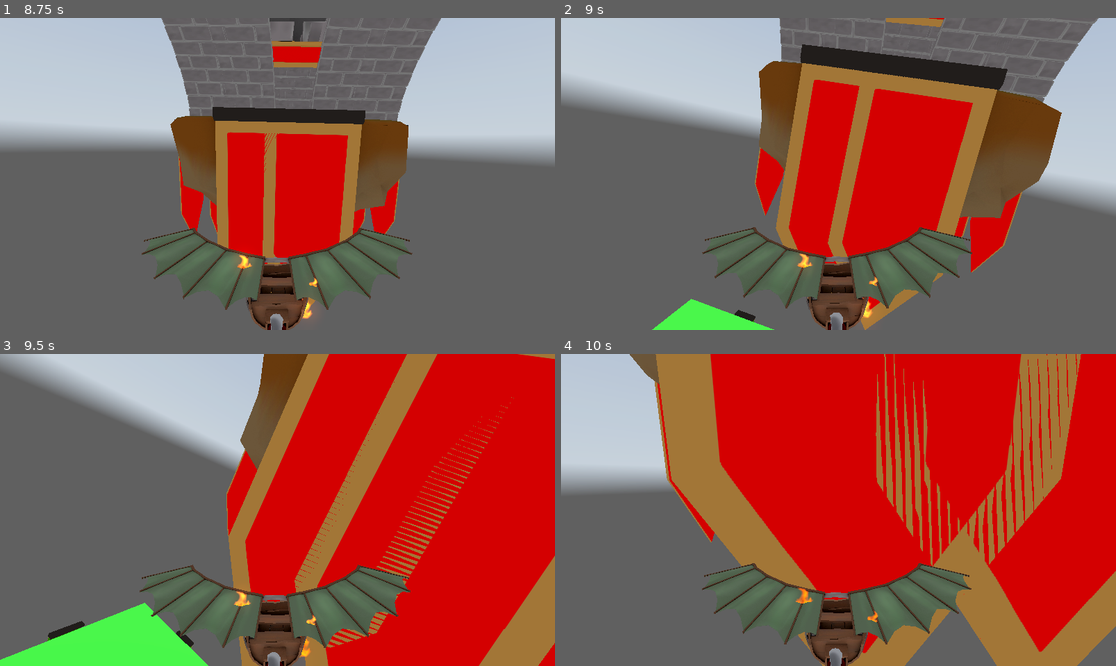
Above: before the commit, frames 1-4 (two rows, left to right).
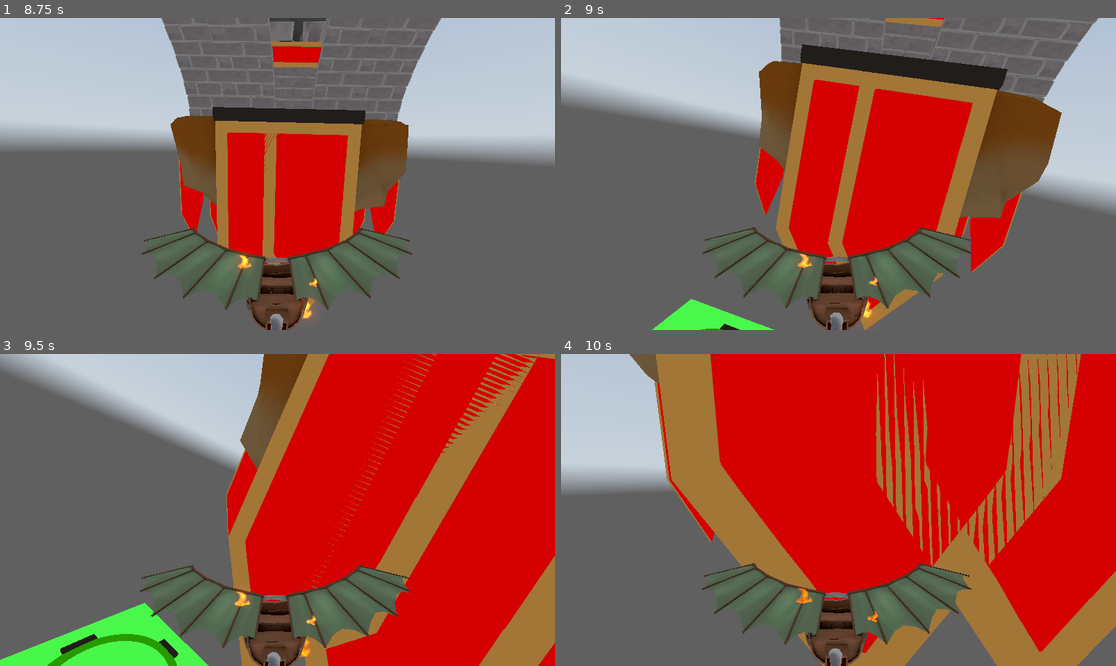
Above: after the commit, the same moments.

Repository: SimDubz/godot_gamejam_01
Game: Godot game, scene res://scenes/playground.tscn
Same seed, same stepped clock (60 frames per second), same inputs: the game is played once before the commit and once after it. This scene is started directly instead of the project's main scene. A sky picture missing from this copy of the repository is replaced by a grey-blue gradient.
Inputs (mouse positions are in pixels of both pictures, inside the frame that each line leads up to):
- Up to frame 1 (8.75 s): tap Enter (ui_accept) at 0.5, 0.77, 1.52, 3.02, 3.77, 4.52, 6.02, 6.77, 7.52 s; move the mouse to (271, 180) at 0.52 s; hold E (rotate_right) 0.53-2.03 s; move the mouse to (316, 177) at 1.27 s; move the mouse to (233, 170) at 2.02 s; hold Q (rotate_left) 2.03-4.28 s; move the mouse to (283, 174) at 2.77 s; move the mouse to (255, 167) at 3.52 s; move the mouse to (305, 174) at 4.27 s; hold E (rotate_right) 4.28-8.03 s; move the mouse to (249, 174) at 5.02 s; move the mouse to (288, 167) at 5.77 s; move the mouse to (271, 180) at 6.52 s; move the mouse to (316, 177) at 7.27 s; move the mouse to (233, 170) at 8.02 s; hold Q (rotate_left) from 8.03 s (still down)
- Up to frame 2 (9 s): keep holding Q (rotate_left); move the mouse to (844, 174) at 8.77 s
- Up to frame 3 (9.5 s): keep holding Q (rotate_left); tap Enter (ui_accept) at 9.02 s
- Up to frame 4 (10 s): move the mouse to (816, 503) at 9.52 s; release Q (rotate_left) at 9.53 s; hold E (rotate_right) from 9.53 s (still down); tap Enter (ui_accept) at 9.77 s

Frame 1 is identical in both runs. In frame 2, 0.1% of the frame differs, in the area x 25-36%, y 93-100%; in frame 3, 8.3%, in the area x 8-98%, y 0-100%; in frame 4, nothing differs.

Commit message:
cleaning up visuals of landing zone

Diff:
--- a/assets/landing_zone.tscn
+++ /dev/null
@@ -1,17 +0,0 @@
-[gd_scene load_steps=2 format=3 uid="uid://crqotjwg4tljh"]
-
-[ext_resource type="PackedScene" uid="uid://ditlhtrksvbe6" path="res://assets/green_banner.tscn" id="1_l27lk"]
-
-[node name="root" type="Node3D"]
-
-[node name="banner_01" parent="." instance=ExtResource("1_l27lk")]
-transform = Transform3D(1, 0, 0, 0, 1, 0, 0, 0, 1, 0, 0, 50)
-
-[node name="banner_02" parent="." instance=ExtResource("1_l27lk")]
-transform = Transform3D(-1, 0, -8.74228e-08, 0, 1, 0, 8.74228e-08, 0, -1, 0, 0, -50)
-
-[node name="banner_03" parent="." instance=ExtResource("1_l27lk")]
-transform = Transform3D(-4.37114e-08, 0, 1, 0, 1, 0, -1, 0, -4.37114e-08, 50, 0, 0)
-
-[node name="banner_04" parent="." instance=ExtResource("1_l27lk")]
-transform = Transform3D(-4.37114e-08, 0, -1, 0, 1, 0, 1, 0, -4.37114e-08, -50, 0, 0)
--- a/scenes/landing_zone.tscn
+++ b/scenes/landing_zone.tscn
@@ -1,13 +1,24 @@
-[gd_scene load_steps=5 format=3 uid="uid://cdr0rtyk4dq26"]
+[gd_scene load_steps=8 format=3 uid="uid://cdr0rtyk4dq26"]
 
 [ext_resource type="Script" path="res://scripts/LandingArea.gd" id="1_20c4y"]
-[ext_resource type="PackedScene" path="res://assets/landing_zone.tscn" id="2_d7wcj"]
+[ext_resource type="Shader" path="res://arts/shaders/shader_base.gdshader" id="2_s4nk7"]
+[ext_resource type="PackedScene" uid="uid://ditlhtrksvbe6" path="res://assets/green_banner.tscn" id="3_x22x4"]
 
 [sub_resource type="StandardMaterial3D" id="StandardMaterial3D_6qfgn"]
 albedo_color = Color(0.105882, 0.560784, 0.0666667, 1)
 
 [sub_resource type="BoxShape3D" id="BoxShape3D_2s02j"]
 size = Vector3(95.2915, 4.93213, 96.1114)
+
+[sub_resource type="ShaderMaterial" id="ShaderMaterial_nfsjx"]
+render_priority = 0
+shader = ExtResource("2_s4nk7")
+shader_parameter/albedo_color = Color(0.145098, 0.47451, 0, 1)
+
+[sub_resource type="TorusMesh" id="TorusMesh_bsw1v"]
+material = SubResource("ShaderMaterial_nfsjx")
+inner_radius = 30.0
+outer_radius = 35.0
 
 [node name="LandingZone" type="Node3D" groups=["landing"]]
 
@@ -24,6 +35,19 @@
 transform = Transform3D(1, 0, 0, 0, 1, 0, 0, 0, 1, 0.371984, 1.96606, 0.229256)
 shape = SubResource("BoxShape3D_2s02j")
 
-[node name="root" parent="." instance=ExtResource("2_d7wcj")]
+[node name="ring" type="MeshInstance3D" parent="."]
+mesh = SubResource("TorusMesh_bsw1v")
+
+[node name="banner_01" parent="." instance=ExtResource("3_x22x4")]
+transform = Transform3D(1, 0, 0, 0, 1, 0, 0, 0, 1, 0, 1.4, 35)
+
+[node name="banner_02" parent="." instance=ExtResource("3_x22x4")]
+transform = Transform3D(-1, 0, -8.74228e-08, 0, 1, 0, 8.74228e-08, 0, -1, 0, 1.4, -35)
+
+[node name="banner_03" parent="." instance=ExtResource("3_x22x4")]
+transform = Transform3D(-4.37114e-08, 0, 1, 0, 1, 0, -1, 0, -4.37114e-08, 35, 1.4, 0)
+
+[node name="banner_04" parent="." instance=ExtResource("3_x22x4")]
+transform = Transform3D(-4.37114e-08, 0, -1, 0, 1, 0, 1, 0, -4.37114e-08, -35, 1.4, 0)
 
 [connection signal="body_entered" from="LandingArea" to="LandingArea" method="_on_body_entered"]
